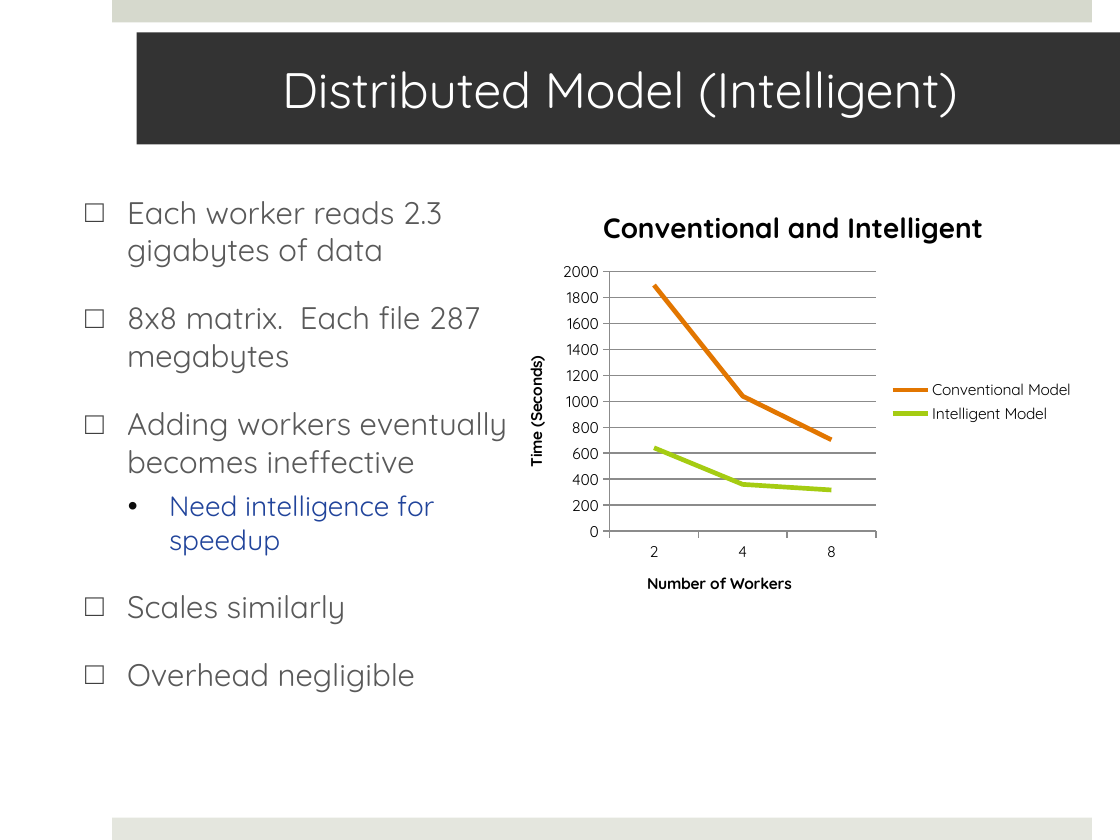
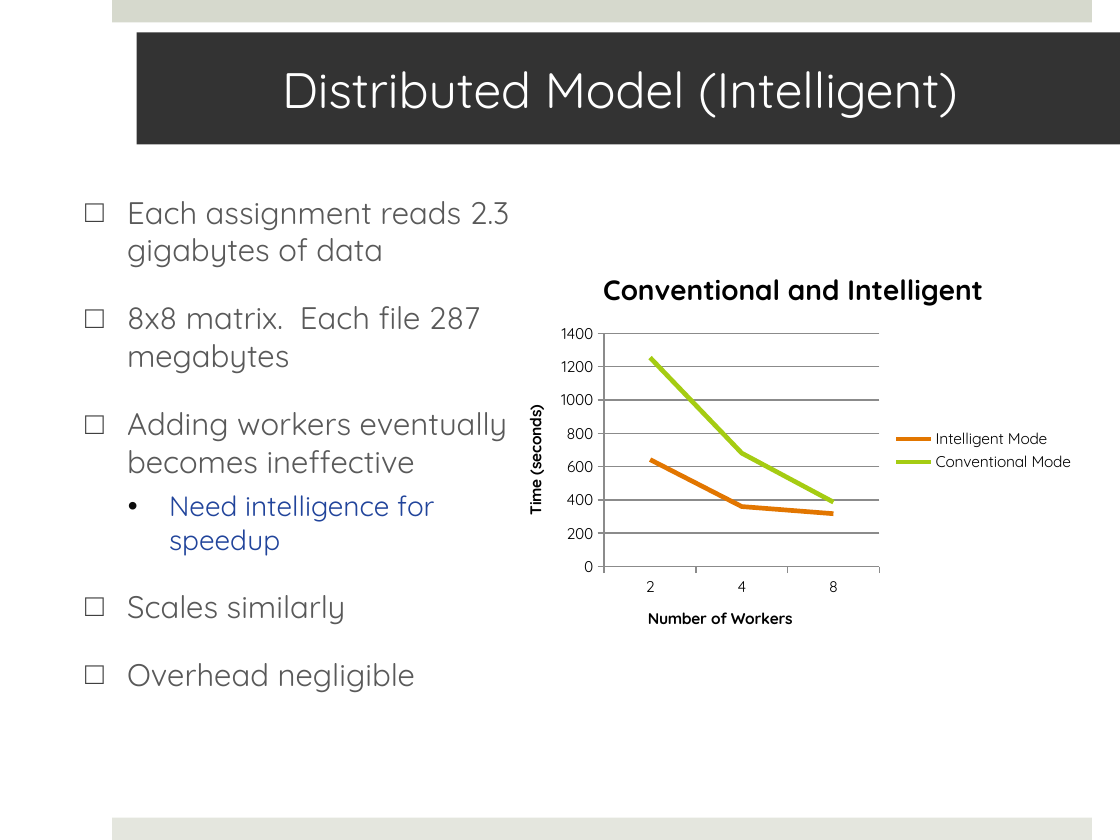
Before and after one commit to saga-project/saga-cpp-legacy-projects, a slide deck: slide 10 of papers/data_intensive/eScience09/RoyalSocietyPresentation.pptx. Drawn at 1120x840 pixels with LibreOffice and Linux fonts; fonts in the diff are those of the drawing; background and template pictures are left out. Boxes give left, top, right and bottom in pixels: in the first picture for what was removed or moved away, otherwise in the second. Text is boxed around its words. In the diff, an @@ line names an element or a change of style, - is before the commit and + after.

Commit message:
More changes

```diff
--- a/papers/data_intensive/eScience09/RoyalSocietyPresentation.pptx
+++ b/papers/data_intensive/eScience09/RoyalSocietyPresentation.pptx
@@ text at [127, 201, 509, 267]: text changed @@
-□ Each worker reads 2.3 gigabytes of data
+□ Each assignment reads 2.3 gigabytes of data
@@ line stacked chart at [502, 250, 1085, 651] @@
@@ line stacked chart to line chart @@
-Intelligent Model: 640, 360, 320
+Intelligent Mode: 640, 360, 320
@@ colour of Intelligent Mode #A2C816 to #E07602 @@
-Conventional Model: 1250, 680, 390
+Conventional Mode: 1250, 680, 390
@@ colour of Conventional Mode #E07602 to #A2C816 @@
@@ value axis title "Time (Seconds)" to "Time (seconds)" @@
@@ line chart: place and size @@
-line chart at [502, 187, 1085, 616]
+line chart at [502, 250, 1085, 651]
```
Also in this commit, not shown: 1 other slide changed.
